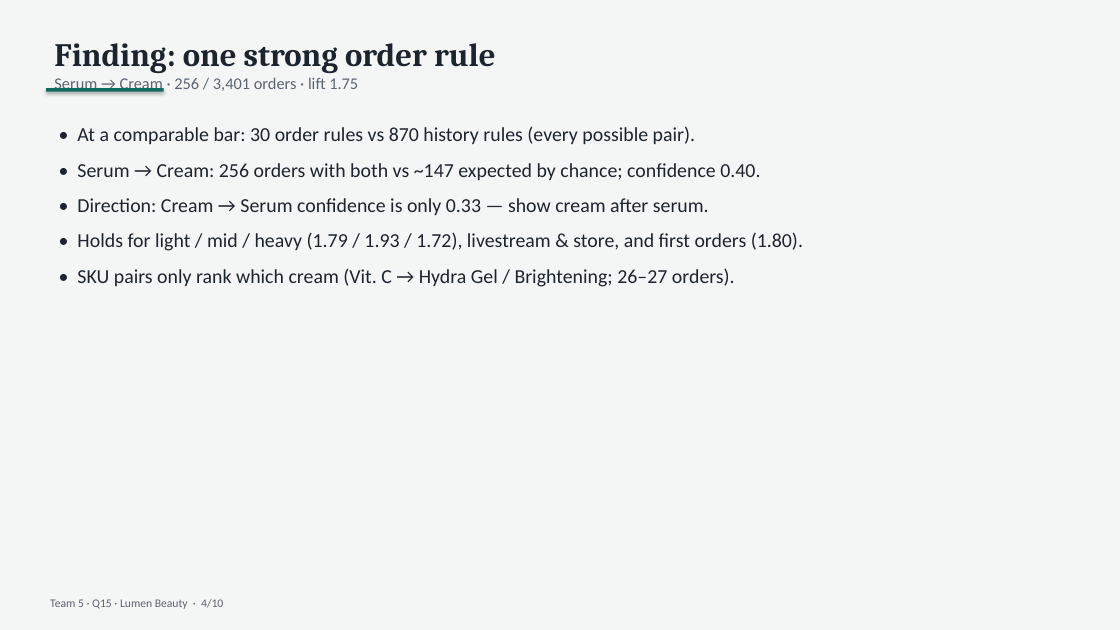
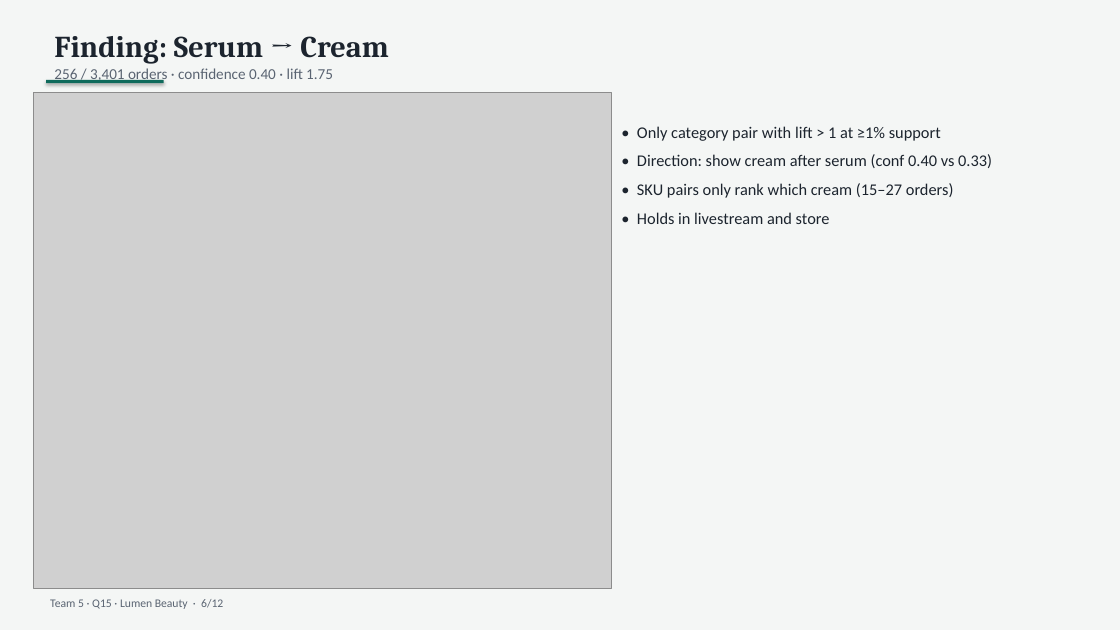
Before and after one commit to N1Rizhka/New-Media-Technology-and-Analytics---Final-Project, a slide deck: slide 6 of deliverables/Team5_Q15_pitch.pptx (slide 4 before the commit). Drawn at 1120x630 pixels with LibreOffice and Linux fonts; fonts in the diff are those of the drawing; grey boxes stand for pictures. Boxes give left, top, right and bottom in pixels: in the first picture for what was removed or moved away, otherwise in the second. Text is boxed around its words. In the diff, an @@ line names an element or a change of style, - is before the commit and + after.

```diff
--- a/deliverables/Team5_Q15_pitch.pptx
+++ b/deliverables/Team5_Q15_pitch.pptx
@@ text at box(54, 36, 389, 84): text changed; size 14 to 13 pt @@
-Finding: one strong order rule
-Serum → Cream · 256 / 3,401 orders · lift 1.75
+Finding: Serum → Cream
+256 / 3,401 orders · confidence 0.40 · lift 1.75
@@ rectangle: place and size @@
-rectangle at box(46, 88, 164, 92)
+rectangle at box(46, 80, 164, 83)
@@ picture added at box(34, 92, 612, 588) @@
@@ text removed at box(77, 126, 803, 287) @@
-• At a comparable bar: 30 order rules vs 870 history rules (every possible pair).
-• Serum → Cream: 256 orders with both vs ~147 expected by chance; confidence 0.40.
-• Direction: Cream → Serum confidence is only 0.33 — show cream after serum.
-• Holds for light / mid / heavy (1.79 / 1.93 / 1.72), livestream & store, and first orders (1.80).
-• SKU pairs only rank which cream (Vit. C → Hydra Gel / Brightening; 26–27 orders).
@@ text added at box(637, 126, 992, 224), 14 pt, text #1C242E @@
+• Only category pair with lift > 1 at ≥1% support
+• Direction: show cream after serum (conf 0.40 vs 0.33)
+• SKU pairs only rank which cream (15–27 orders)
+• Holds in livestream and store
@@ text at box(50, 599, 223, 609): text changed @@
-Team 5 · Q15 · Lumen Beauty · 4/10
+Team 5 · Q15 · Lumen Beauty · 6/12
```
Also in this commit, not shown: 6 other slides changed, 5 slides added, 3 slides removed, 18 other files.
